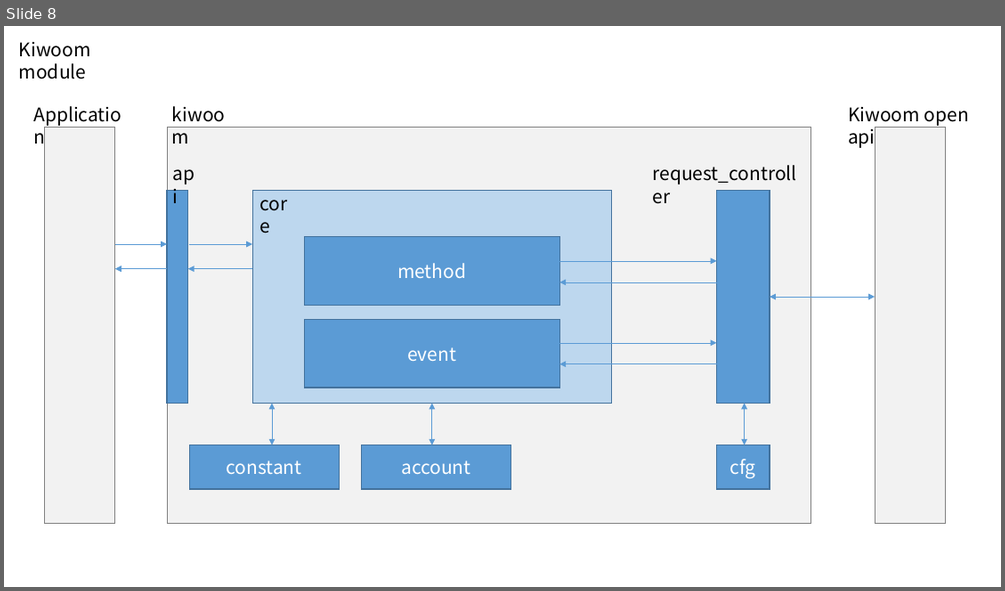
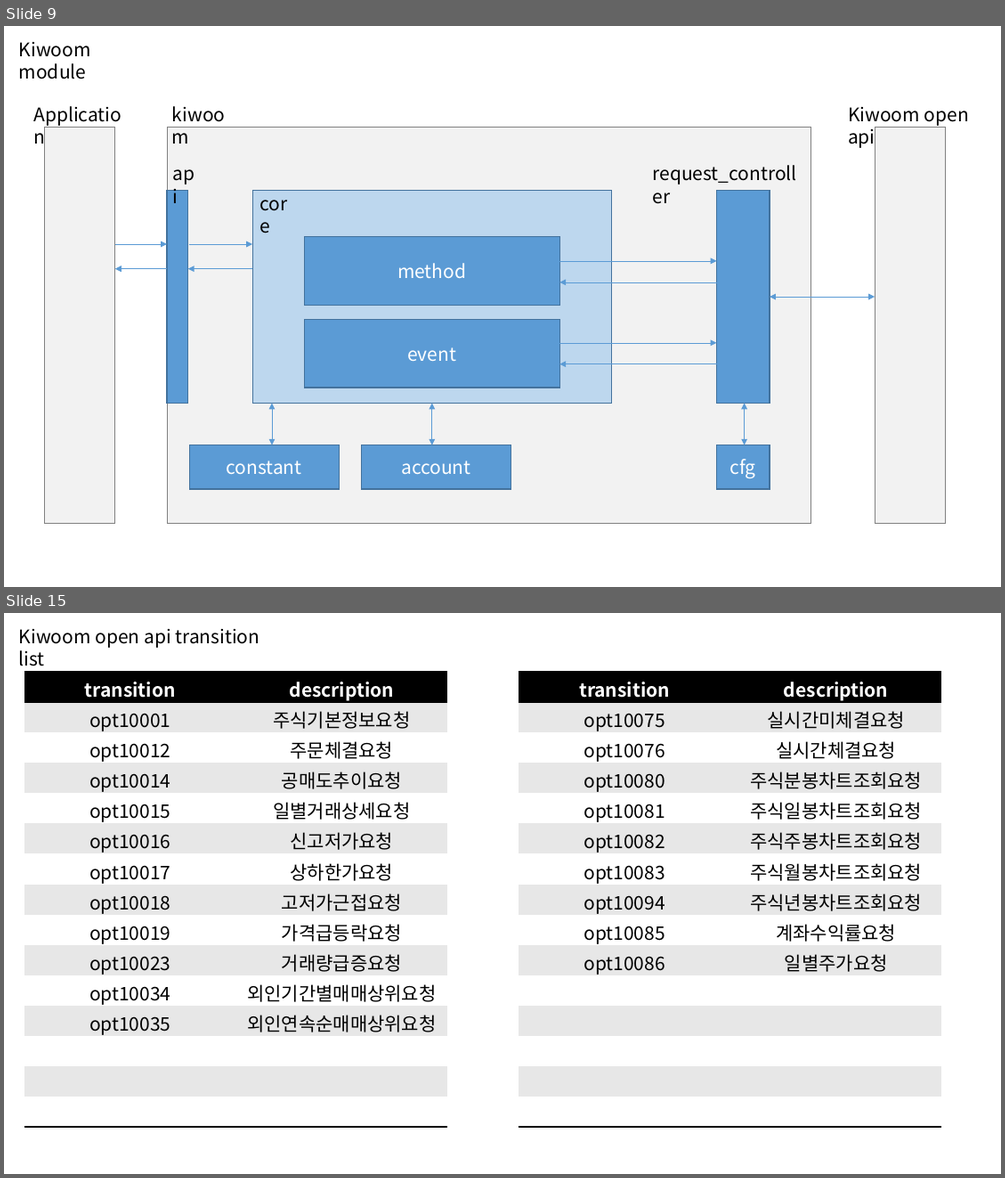
Before and after one commit to happineer/system_trading, a slide deck: doc/TopTrader.pptx. Shown one above the other, each under a label of ours: slide 8 before the commit, slides 9 and 15 after it; the slides between them are not shown. The pictures are 1005x591 and 1005x1178 pixels, drawn with LibreOffice and Linux fonts; fonts in the diff are those of the drawing. Boxes give left, top, right and bottom in pixels: in the first picture for what was removed or moved away, otherwise in the second. Text is boxed around its words. In the diff, an @@ line names an element or a change of style, - is before the commit and + after.

```diff
--- a/doc/TopTrader.pptx
+++ b/doc/TopTrader.pptx
@@ slide 15 added at (x1=4, y1=613, x2=1001, y2=1174), background #FFFFFF @@
@@ text added at (x1=19, y1=629, x2=260, y2=666), 18 pt, text #000000 @@
+Kiwoom open api transition list
@@ table added at (x1=24, y1=672, x2=447, y2=1127), 15 rows, 2 columns @@
+transition | description
+opt10001 | 주식기본정보요청
+opt10012 | 주문체결요청
+opt10014 | 공매도추이요청
+opt10015 | 일별거래상세요청
+opt10016 | 신고저가요청
+opt10017 | 상하한가요청
+opt10018 | 고저가근접요청
+opt10019 | 가격급등락요청
+opt10023 | 거래량급증요청
+opt10034 | 외인기간별매매상위요청
+opt10035 | 외인연속순매매상위요청
+ | 
+ | 
+ | 
@@ table added at (x1=519, y1=672, x2=942, y2=1127), 15 rows, 2 columns @@
+transition | description
+opt10075 | 실시간미체결요청
+opt10076 | 실시간체결요청
+opt10080 | 주식분봉차트조회요청
+opt10081 | 주식일봉차트조회요청
+opt10082 | 주식주봉차트조회요청
+opt10083 | 주식월봉차트조회요청
+opt10094 | 주식년봉차트조회요청
+opt10085 | 계좌수익률요청
+opt10086 | 일별주가요청
+ | 
+ | 
+ | 
+ | 
+ | 
@@ what was slide 8 is now slide 9 @@
```
Also in this commit, not shown: 6 slides changed, 9 other slides added.
